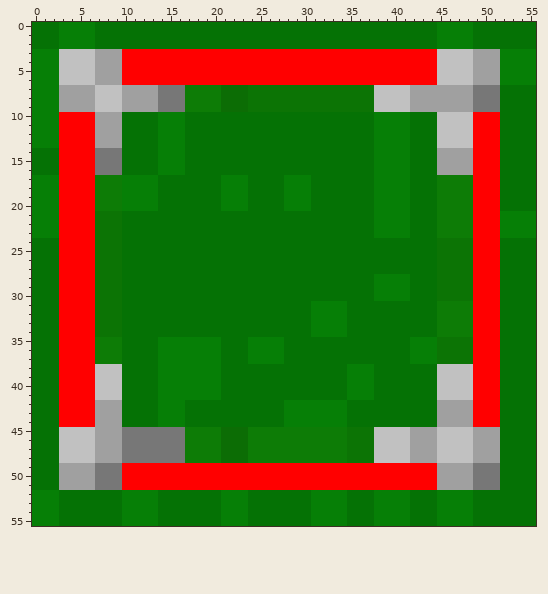
A pixel-art sprite gets an edit: res/buttonPackageGen.png. Above, as it was before the edit.
The file is 56x56 pixels. Colours within 5 levels of each other are drawn and written as one.
The same view after the edit:
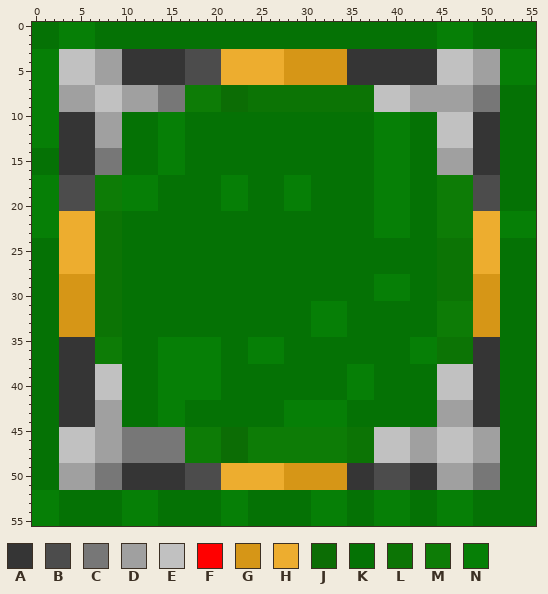
Palette (. is transparent): A #353535  B #4c4c4c  C #777777  D #a0a0a0  E #c1c1c1  F #ff0000  G #d69617  H #edad2f  J #0c6d05  K #057205  L #0c7405  M #0d7c06  N #067f06
Changes in this commit:
Changed rows in their new state; - is an unchanged pixel.
first column x 10:
 3 AAAAAAABBBBHHHHHHHGGGGGGGAAAAAAAAAA
 4 AAAAAAABBBBHHHHHHHGGGGGGGAAAAAAAAAA
 5 AAAAAAABBBBHHHHHHHGGGGGGGAAAAAAAAAA
 6 AAAAAAABBBBHHHHHHHGGGGGGGAAAAAAAAAA
first column x 3:
10 AAAA------------------------------------------AAA
11 AAAA------------------------------------------AAA
12 AAAA------------------------------------------AAA
13 AAAA------------------------------------------AAA
14 AAAA------------------------------------------AAA
15 AAAA------------------------------------------AAA
16 AAAA------------------------------------------AAA
17 BBBB------------------------------------------BBB
18 BBBB------------------------------------------BBB
19 BBBB------------------------------------------BBB
20 BBBB------------------------------------------BBB
21 HHHH------------------------------------------HHH
22 HHHH------------------------------------------HHH
23 HHHH------------------------------------------HHH
24 HHHH------------------------------------------HHH
25 HHHH------------------------------------------HHH
26 HHHH------------------------------------------HHH
27 HHHH------------------------------------------HHH
28 GGGG------------------------------------------GGG
29 GGGG------------------------------------------GGG
30 GGGG------------------------------------------GGG
31 GGGG------------------------------------------GGG
32 GGGG------------------------------------------GGG
33 GGGG------------------------------------------GGG
34 GGGG------------------------------------------GGG
35 AAAA------------------------------------------AAA
36 AAAA------------------------------------------AAA
37 AAAA------------------------------------------AAA
38 AAAA------------------------------------------AAA
39 AAAA------------------------------------------AAA
40 AAAA------------------------------------------AAA
41 AAAA------------------------------------------AAA
42 AAAA------------------------------------------AAA
43 AAAA------------------------------------------AAA
44 AAAA------------------------------------------AAA
first column x 10:
49 AAAAAAABBBBHHHHHHHGGGGGGGAAABBBBAAA
50 AAAAAAABBBBHHHHHHHGGGGGGGAAABBBBAAA
51 AAAAAAABBBBHHHHHHHGGGGGGGAAABBBBAAA
